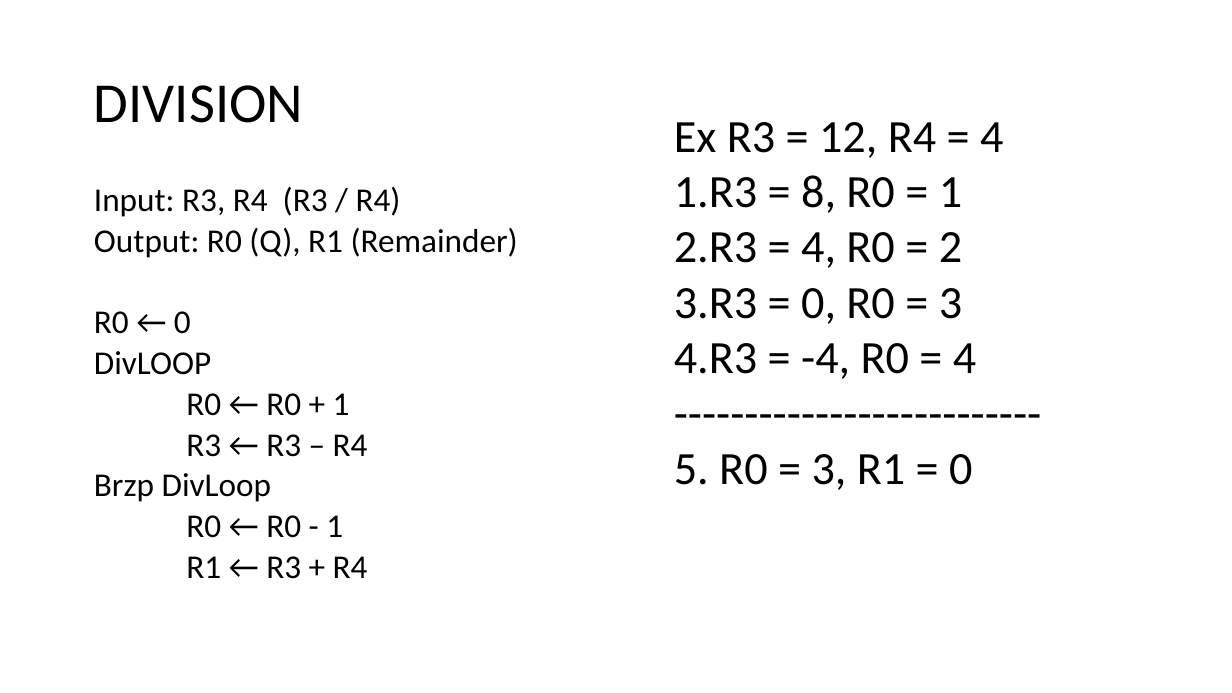
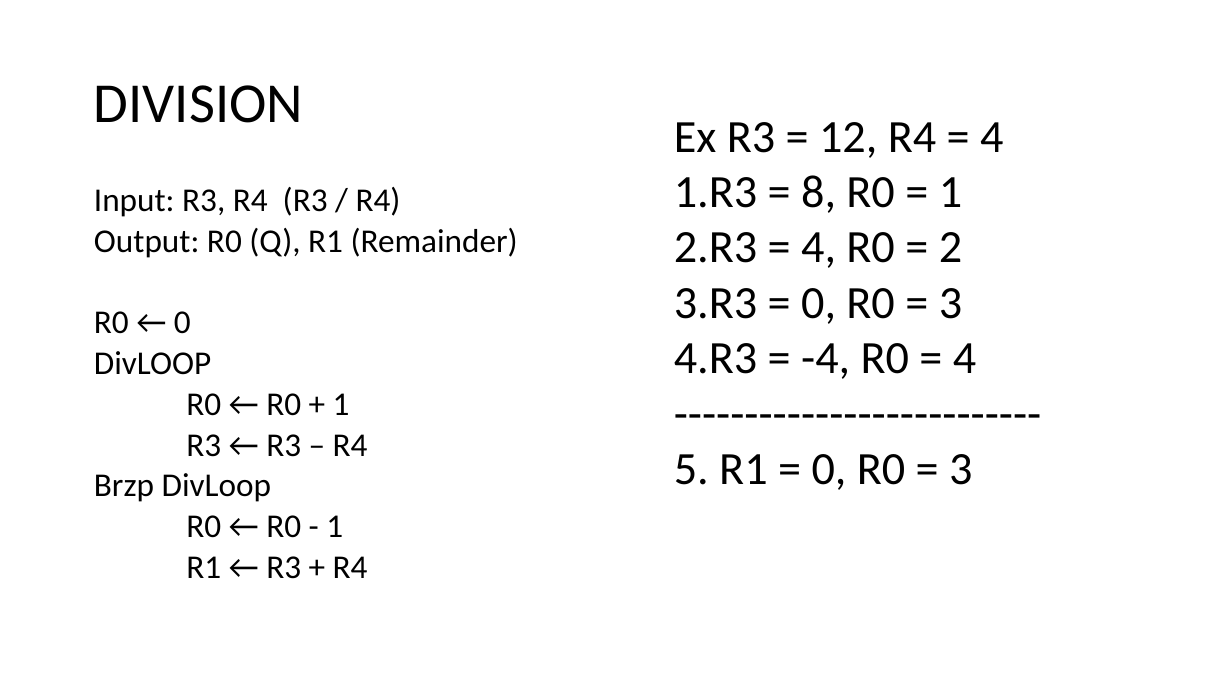
Before and after one commit to IouJenLiu/ece220_lab, a slide deck: slide 5 of lab2b.pptx (slide 4 before the commit). Drawn at 1232x693 pixels with LibreOffice and Linux fonts; fonts in the diff are those of the drawing. Boxes give left, top, right and bottom in pixels: in the first picture for what was removed or moved away, otherwise in the second. Text is boxed around its words. In the diff, an @@ line names an element or a change of style, - is before the commit and + after.

```diff
--- a/lab2b.pptx
+++ b/lab2b.pptx
@@ text at (674, 454, 972, 490): text changed @@
-5. R0 = 3, R1 = 0
+5. R1 = 0, R0 = 3
```
Also in this commit, not shown: 1 other slide changed, 2 slides added, 1 slide removed, 5 other files.
